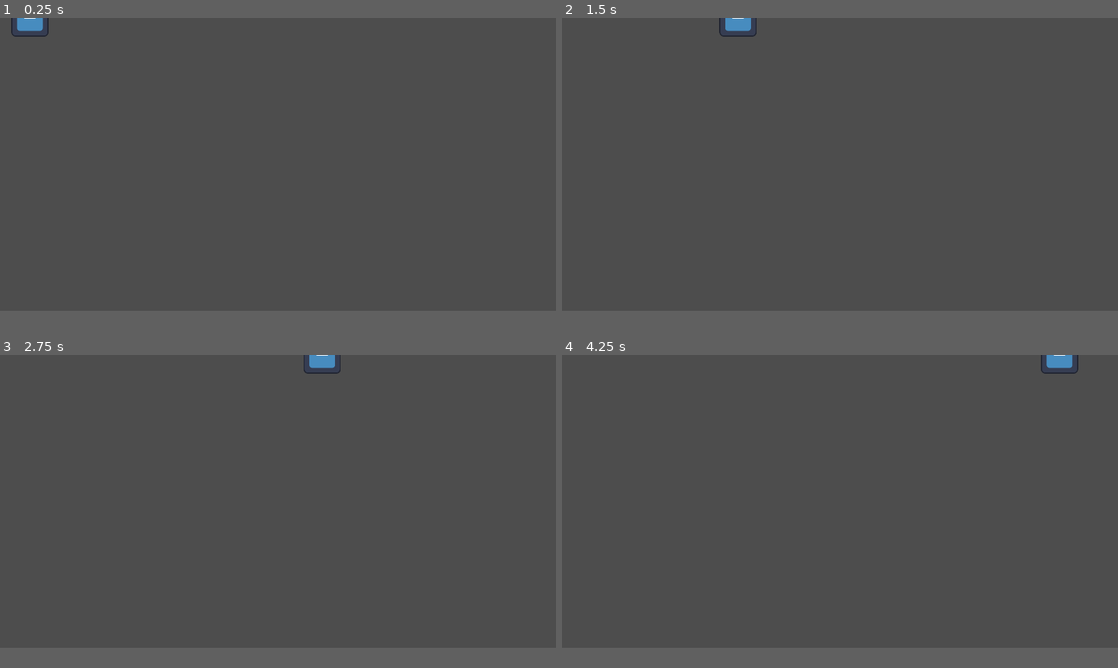
Above: before the commit, frames 1-4 (two rows, left to right).
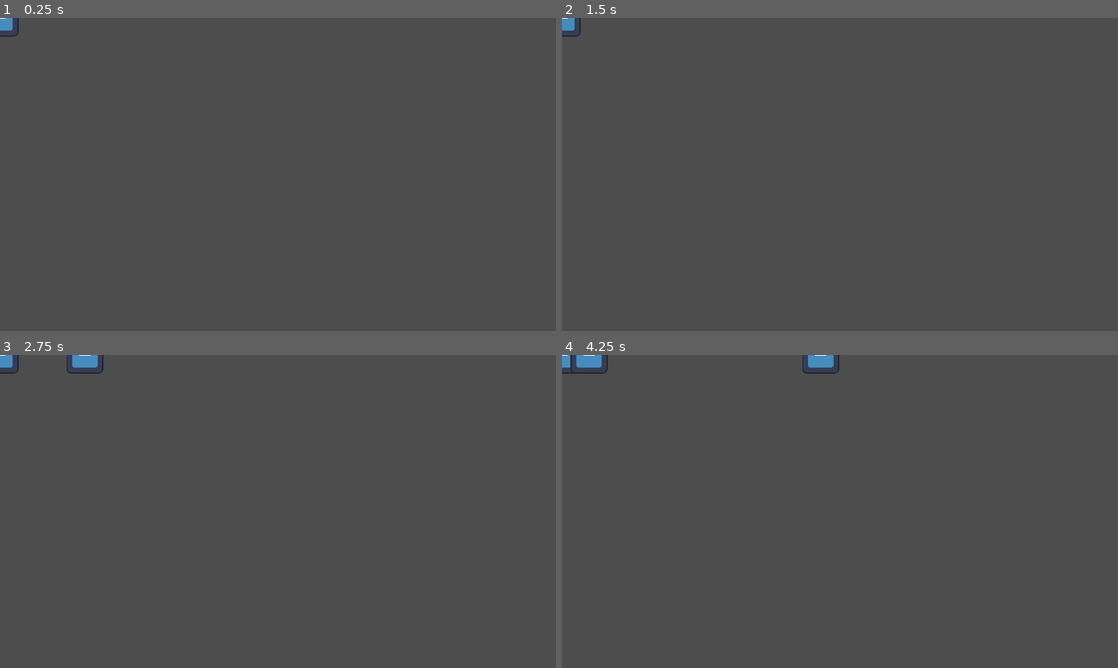
Above: after the commit, the same moments.

Repository: Harmonia2Side/ultimate-navy-war
Game: Godot game, scene res://base.tscn
Two runs of this game, one before a commit and one after it. Both use one fixed random seed, a clock stepped at 60 frames per second and the inputs below. Before the commit the project starts from res://Base Unit.tscn. The engine's default icon, where the game draws it, is replaced by a stand-in: a white triangle on a blue panel in a dark square.
Inputs:
- Up to frame 1 (0.25 s): no input
- Up to frame 2 (1.5 s): no input
- Up to frame 3 (2.75 s): no input
- Up to frame 4 (4.25 s): no input
In our replay, the window is 800x421 before the commit and 800x450 after it. These sizes can differ from the game's own. Grey fills any space a smaller window leaves; there, only what the larger window draws over its background counts as a difference.

The runs differ from the first frame. In frame 1, 0.3% of the frame differs, in the area x 0-9%, y 0-6%; in frame 2, 0.4%; in frame 3, 0.6%; in frame 4, 0.8%, in the area x 0-93%, y 0-6%.

Commit message:
Adiciona bases, spawna unidades a partir de bases

Diff:
--- /dev/null
+++ b/base.gd
@@ -0,0 +1,25 @@
+extends Area2D
+
+@export var unit_scene: PackedScene
+
+# Called when the node enters the scene tree for the first time.
+func _ready():
+	pass # Replace with function body.
+
+
+# Called every frame. 'delta' is the elapsed time since the previous frame.
+func _process(delta):
+	pass
+
+
+func _on_timer_timeout():
+	# Cria uma nova instância
+	var unit = unit_scene.instantiate()
+	# Define localização de spawn conforme node
+	var unit_spawn_location =$SpawnLocation.position
+	# Define direção da unidade # como?
+	#var direction = unit_spawn_location.
+	# define posição
+	unit.position = unit_spawn_location # redundant?
+	# Spawna a a unidade adicionando ela à cena da base
+	add_child(unit)
--- /dev/null
+++ b/base.tscn
@@ -0,0 +1,26 @@
+[gd_scene load_steps=5 format=3 uid="uid://c75bao2neb05i"]
+
+[ext_resource type="Script" path="res://base.gd" id="1_8rnq6"]
+[ext_resource type="PackedScene" uid="uid://clsnrlp78c7vj" path="res://unit.tscn" id="2_adipu"]
+[ext_resource type="Texture2D" uid="uid://dtxs4nggd5lkt" path="res://icon.svg" id="2_eq2cr"]
+
+[sub_resource type="RectangleShape2D" id="RectangleShape2D_yv43c"]
+
+[node name="Base" type="Area2D"]
+script = ExtResource("1_8rnq6")
+unit_scene = ExtResource("2_adipu")
+
+[node name="SpawnLocation" type="Marker2D" parent="."]
+
+[node name="CollisionShape2D" type="CollisionShape2D" parent="."]
+position = Vector2(74, -50)
+shape = SubResource("RectangleShape2D_yv43c")
+
+[node name="Sprite2D" type="Sprite2D" parent="."]
+texture = ExtResource("2_eq2cr")
+
+[node name="SpawnTimer" type="Timer" parent="."]
+wait_time = 2.0
+autostart = true
+
+[connection signal="timeout" from="SpawnTimer" to="." method="_on_timer_timeout"]
--- /dev/null
+++ b/main.gd
@@ -0,0 +1,15 @@
+extends Node
+
+@export var PlayerBase: PackedScene
+
+# Called when the node enters the scene tree for the first time.
+func _ready():
+	# Cria nova instância de base
+	var basePlayer1 = PlayerBase.instantiate()
+	# Define localização da base
+
+
+
+# Called every frame. 'delta' is the elapsed time since the previous frame.
+func _process(delta):
+	pass
--- a/main.tscn
+++ b/main.tscn
@@ -1,3 +1,9 @@
-[gd_scene format=3 uid="uid://bad0flnqnss8v"]
+[gd_scene load_steps=2 format=3 uid="uid://bad0flnqnss8v"]
 
-[node name="Node2D" type="Node2D"]
+[ext_resource type="Script" path="res://main.gd" id="1_30uwo"]
+
+[node name="Main" type="Node"]
+script = ExtResource("1_30uwo")
+
+[node name="BaseStarPosition" type="Marker2D" parent="."]
+position = Vector2(100, 1000)
--- a/project.godot
+++ b/project.godot
@@ -11,14 +11,14 @@
 [application]
 
 config/name="Ultimate Navy War"
-run/main_scene="res://Base Unit.tscn"
+run/main_scene="res://base.tscn"
 config/features=PackedStringArray("4.2", "GL Compatibility")
 config/icon="res://icon.svg"
 
 [display]
 
-window/size/viewport_width=1900
-window/size/viewport_height=1000
+window/size/viewport_width=1920
+window/size/viewport_height=1080
 window/stretch/mode="canvas_items"
 
 [rendering]
--- a/Base Unit.tscn
+++ b/unit.tscn
@@ -1,7 +1,7 @@
 [gd_scene load_steps=5 format=3 uid="uid://clsnrlp78c7vj"]
 
-[ext_resource type="Script" path="res://Base Unit.gd" id="1_u0njl"]
-[ext_resource type="Texture2D" uid="uid://dtxs4nggd5lkt" path="res://icon.svg" id="2_2s5h7"]
+[ext_resource type="Script" path="res://unit.gd" id="1_g54k1"]
+[ext_resource type="Texture2D" uid="uid://dtxs4nggd5lkt" path="res://icon.svg" id="2_7qmi0"]
 
 [sub_resource type="RectangleShape2D" id="RectangleShape2D_hws33"]
 size = Vector2(128, 127)
@@ -18,7 +18,7 @@
 }]
 
 [node name="Unit" type="Area2D"]
-script = ExtResource("1_u0njl")
+script = ExtResource("1_g54k1")
 metadata/_edit_group_ = true
 
 [node name="CollisionShape2D" type="CollisionShape2D" parent="."]
Renamed: Base Unit.gd -> unit.gd
Not shown: 1 places in unit.tscn that only renumber resources
